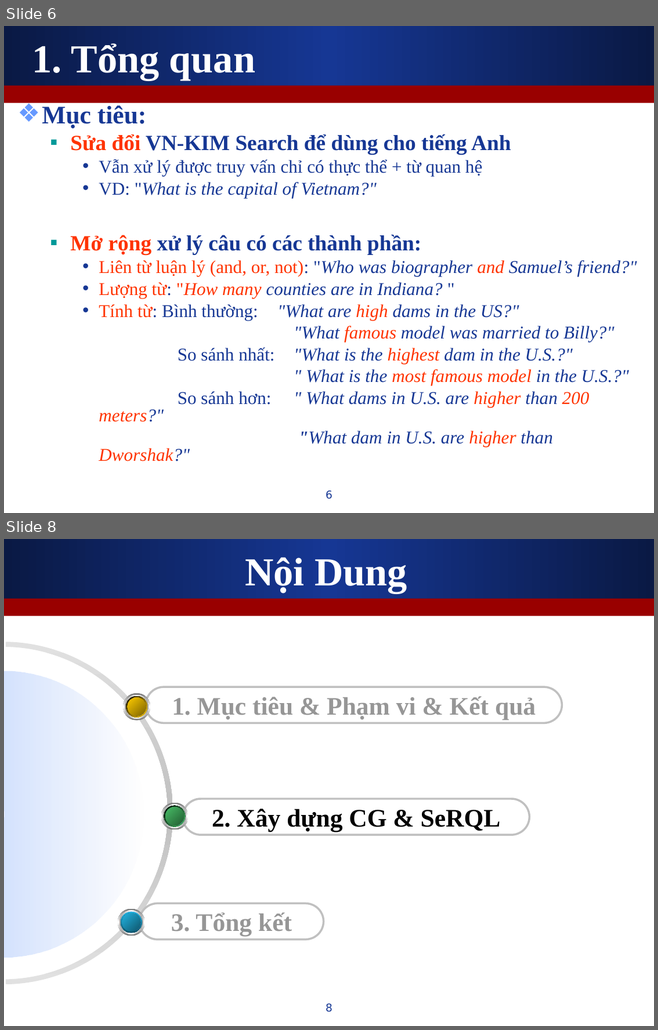
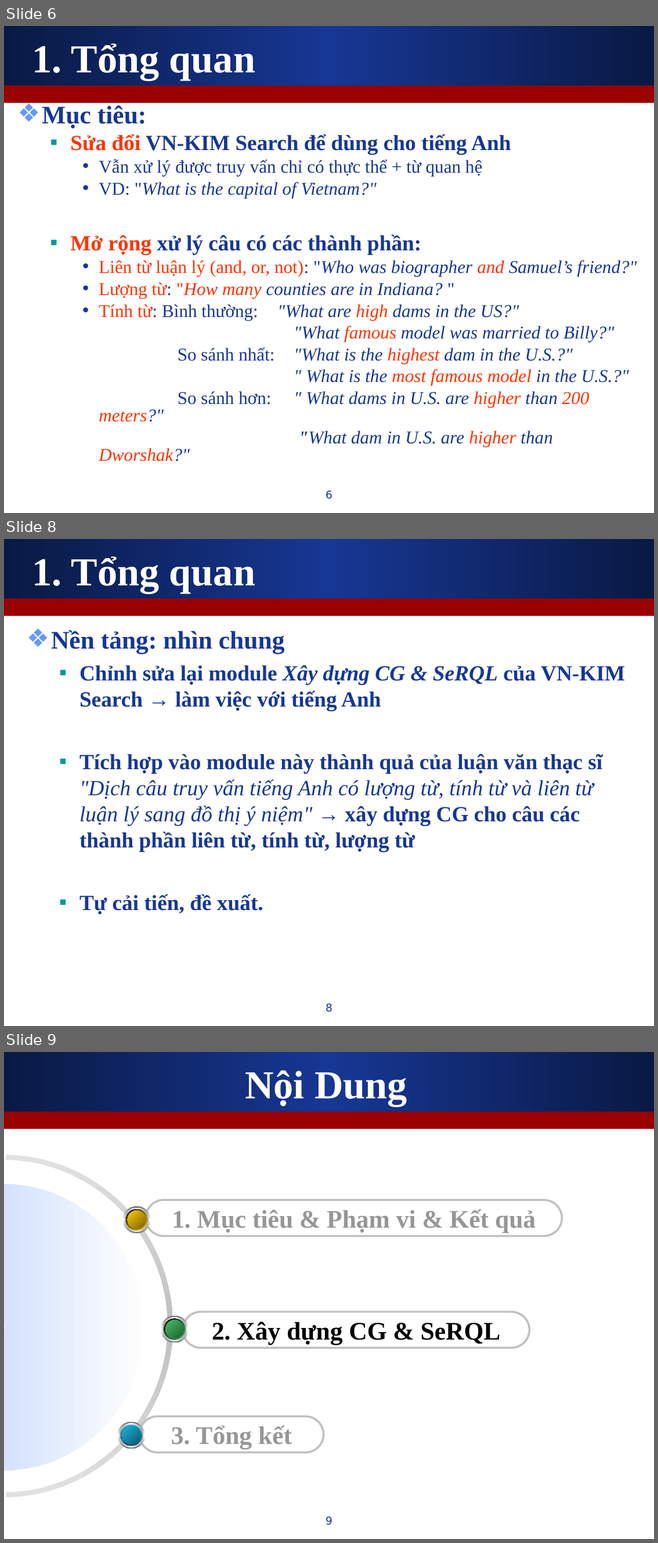
Before and after one commit to leaderwing/kt-kimres, a slide deck: note/[Thesis] Presentation.ppt. Shown one above the other, each under a label of ours: slides 6 and 8 before the commit, slides 6, 8 and 9 after it; the slides between them are not shown. The pictures are 658x1030 and 658x1543 pixels, drawn with LibreOffice and Linux fonts; fonts in the diff are those of the drawing. Boxes give left, top, right and bottom in pixels: in the first picture for what was removed or moved away, otherwise in the second. Text is boxed around its words. In the diff, an @@ line names an element or a change of style, - is before the commit and + after.

```diff
--- a/note/[Thesis] Presentation.ppt
+++ b/note/[Thesis] Presentation.ppt
@@ slide 8 added at <box>4,539,654,1026</box>, background #FFFFFF; not listed: 2 template elements that a slide beside it also shows @@
@@ title added at <box>32,556,255,594</box>, 44 pt, text #FFFFFF, bold @@
+1. Tổng quan
@@ text added at <box>51,630,625,914</box>, 24 pt, text #163794, bold @@
+❖ Nền tảng: nhìn chung
+  ▪ Chỉnh sửa lại module Xây dựng CG & SeRQL của VN-KIM Search → làm việc với tiếng Anh
+  ▪ Tích hợp vào module này thành quả của luận văn thạc sĩ "Dịch câu truy vấn tiếng Anh có lượng từ, tính từ và liên từ luận lý sang đồ thị ý niệm" → xây dựng CG cho câu các thành phần liên từ, tính từ, lượng từ
+  ▪ Tự cải tiến, đề xuất.
@@ page number added at <box>325,1004,332,1012</box>, 12 pt, text #163794 @@
+8
@@ what was slide 8 is now slide 9 @@
@@ page number at <box>325,1517,332,1525</box>: text changed @@
-8
+9
```
Also in this commit, not shown: 3 slides changed.
